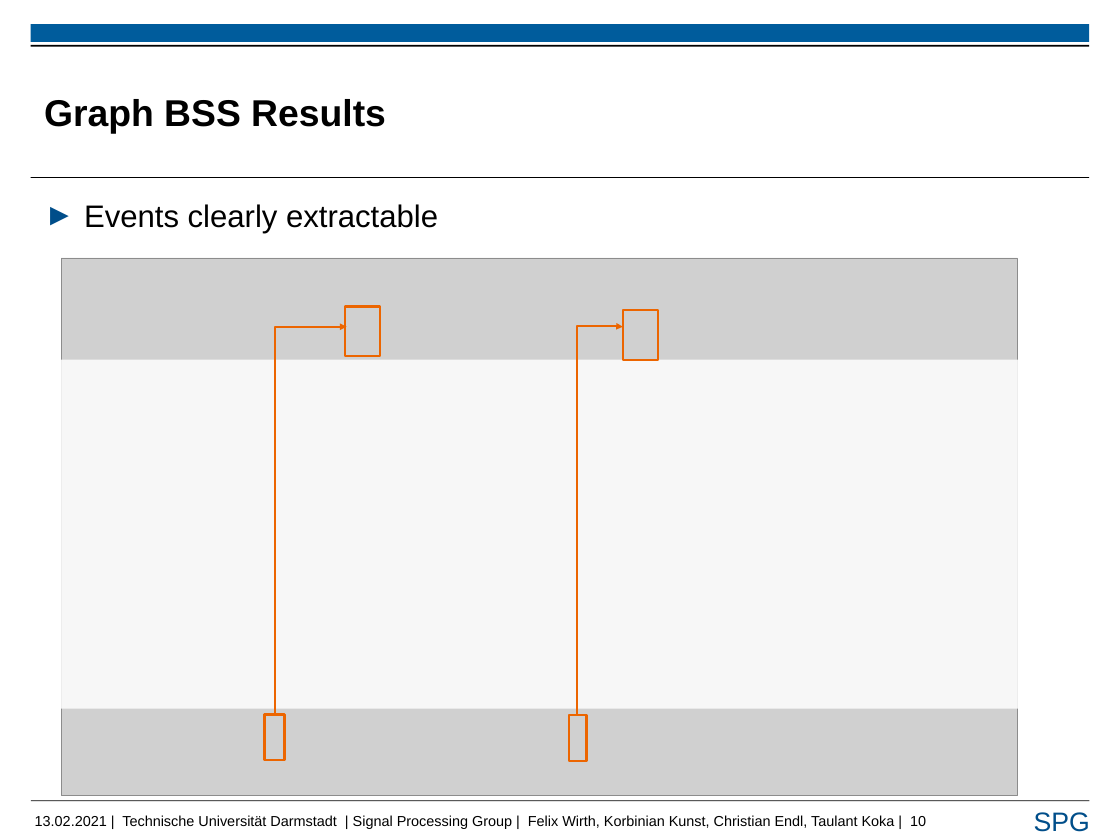
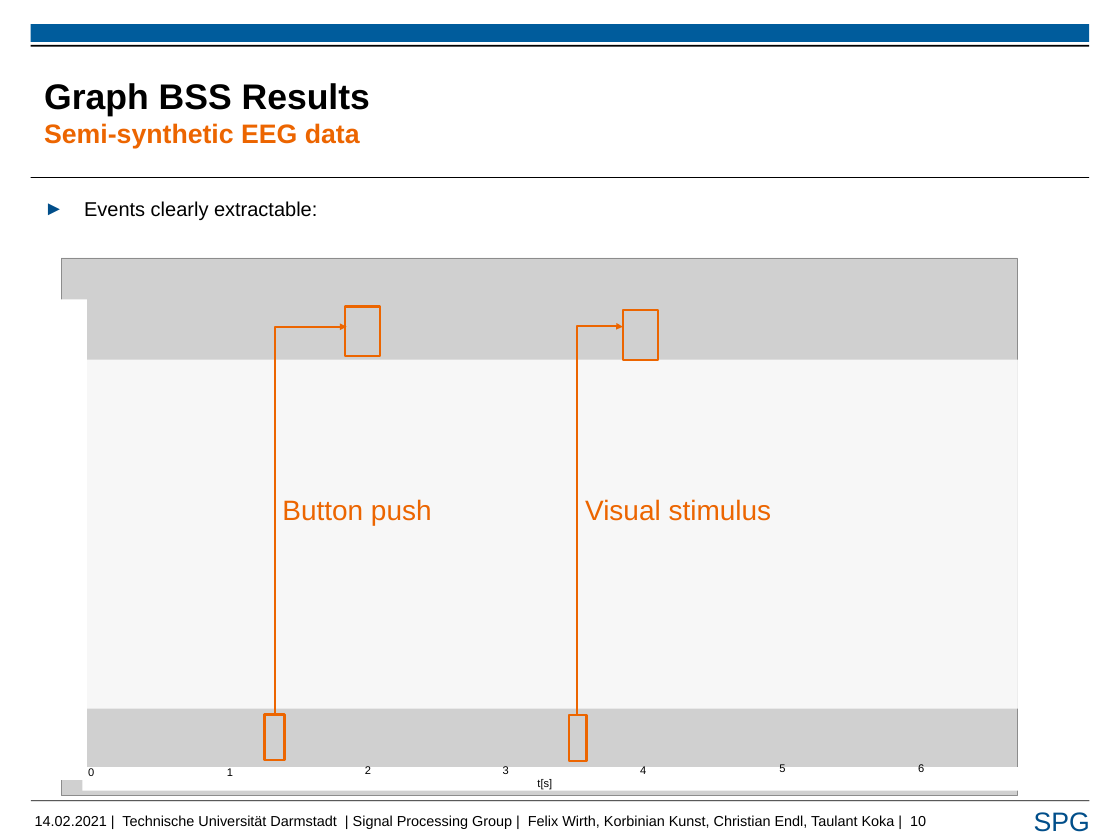
Before and after one commit to FelixUniDa/EEG-Project, a slide deck: slide 10 of Presentation/chris_pres_rsp.pptx. Drawn at 1120x840 pixels with LibreOffice and Linux fonts; fonts in the diff are those of the drawing; grey boxes stand for pictures; background and template pictures are left out. Boxes give left, top, right and bottom in pixels: in the first picture for what was removed or moved away, otherwise in the second. Text is boxed around its words. In the diff, an @@ line names an element or a change of style, - is before the commit and + after.

Commit message:
Chris+Taulant Präsi update

```diff
--- a/Presentation/chris_pres_rsp.pptx
+++ b/Presentation/chris_pres_rsp.pptx
@@ title at [44, 83, 370, 148]: text changed; size 33.6 to 24 pt; text colour #000000 to #EC6500 @@
-Graph BSS Results
+Graph BSS Results
+Semi-synthetic EEG data
@@ text at [84, 201, 317, 220]: text changed; size 28 to 18 pt @@
-► Events clearly extractable
+► Events clearly extractable:
@@ rectangle added at [61, 299, 86, 780], fill #FFFFFF @@
@@ text added at [282, 499, 432, 525], 25.2 pt, text #EC6500 @@
+Button push
@@ text added at [585, 499, 772, 521], 25.2 pt, text #EC6500 @@
+Visual stimulus
@@ rectangle added at [82, 767, 1038, 790], fill #FFFFFF @@
@@ text added at [88, 768, 94, 776], 10 pt, text #000000 @@
+0
@@ text added at [227, 768, 233, 776], 10 pt, text #000000 @@
+1
@@ text added at [365, 766, 371, 774], 10 pt, text #000000 @@
+2
@@ text added at [503, 766, 509, 774], 10 pt, text #000000 @@
+3
@@ text added at [537, 779, 552, 790], 10 pt, text #000000 @@
+t[s]
@@ text added at [640, 766, 646, 774], 10 pt, text #000000 @@
+4
@@ text added at [779, 764, 785, 774], 10 pt, text #000000 @@
+5
@@ text added at [918, 764, 924, 774], 10 pt, text #000000 @@
+6
@@ text at [35, 815, 926, 829]: text changed @@
-13.02.2021 | Technische Universität Darmstadt | Signal Processing Group | Felix Wirth, Korbinian Kunst, Christian Endl, Taulant Koka | 10
+14.02.2021 | Technische Universität Darmstadt | Signal Processing Group | Felix Wirth, Korbinian Kunst, Christian Endl, Taulant Koka | 10
```
Also in this commit, not shown: 20 other slides changed, 1 other file.
